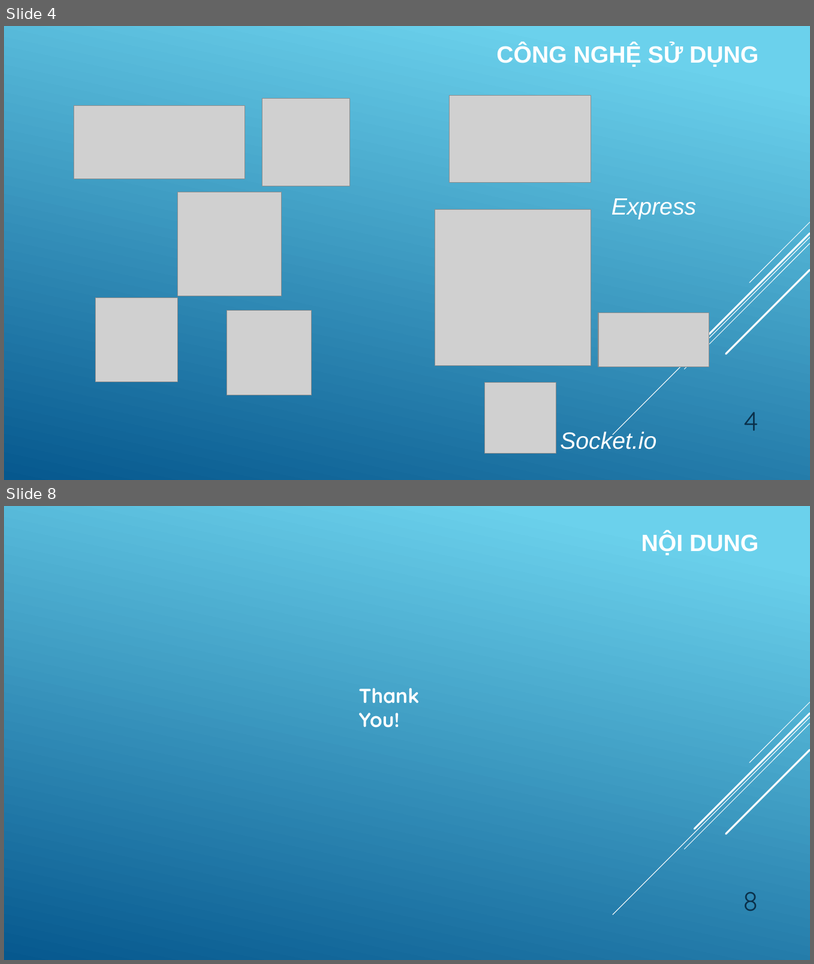
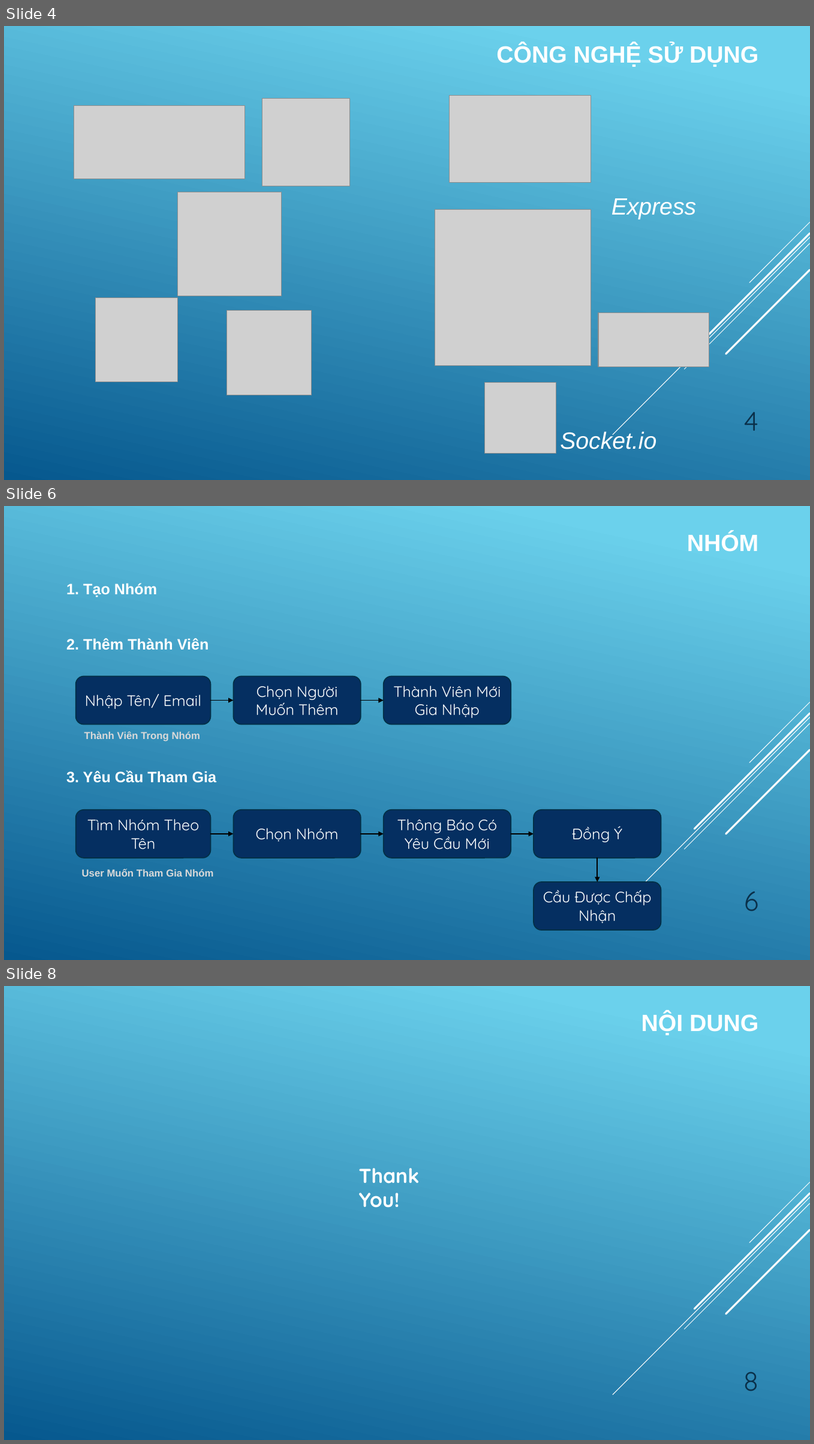
Before and after one commit to quangdat99/btl, a slide deck: Slide.pptx. Shown one above the other, each under a label of ours: slides 4 and 8 before the commit, slides 4, 6 and 8 after it; the slides between them are not shown. The pictures are 814x964 and 814x1444 pixels, drawn with LibreOffice and Linux fonts; fonts in the diff are those of the drawing; grey boxes stand for pictures. Boxes give left, top, right and bottom in pixels: in the first picture for what was removed or moved away, otherwise in the second. Text is boxed around its words. In the diff, an @@ line names an element or a change of style, - is before the commit and + after.

```diff
--- a/Slide.pptx
+++ b/Slide.pptx
@@ slide 6 added at bbox=[4, 506, 810, 960], background gradient #6ED2EB to #06588E; not listed: 5 template elements that a slide beside it also shows @@
@@ text added at bbox=[687, 532, 759, 552], 28 pt, text #FFFFFF, bold @@
+NHÓM
@@ text added at bbox=[66, 583, 157, 597], 18 pt, text #FFFFFF, bold @@
+1. Tạo Nhóm
@@ text added at bbox=[66, 638, 209, 649], 18 pt, text #FFFFFF, bold @@
+2. Thêm Thành Viên
@@ rounded rectangle added at bbox=[76, 676, 211, 724], fill #052F61, outline #043148 1.25 pt, 18 pt, text #FFFFFF @@
+Nhập Tên/ Email
@@ rounded rectangle added at bbox=[233, 676, 361, 724], fill #052F61, outline #043148 1.25 pt, 18 pt, text #FFFFFF @@
+Chọn Người Muốn Thêm
@@ rounded rectangle added at bbox=[384, 676, 512, 724], fill #052F61, outline #043148 1.25 pt, 18 pt, text #FFFFFF @@
+Thành Viên Mới Gia Nhập
@@ arrow added from (211, 700) to (233, 700), #000000 1.25 pt @@
@@ arrow added from (361, 700) to (384, 700), #000000 1.25 pt @@
@@ text added at bbox=[84, 731, 201, 741], 12 pt, text #D9D9D9, bold @@
+Thành Viên Trong Nhóm
@@ text added at bbox=[66, 770, 217, 783], 18 pt, text #FFFFFF, bold @@
+3. Yêu Cầu Tham Gia
@@ rounded rectangle added at bbox=[76, 810, 211, 858], fill #052F61, outline #043148 1.25 pt, 18 pt, text #FFFFFF @@
+Tìm Nhóm Theo Tên
@@ rounded rectangle added at bbox=[233, 810, 361, 858], fill #052F61, outline #043148 1.25 pt, 18 pt, text #FFFFFF @@
+Chọn Nhóm
@@ rounded rectangle added at bbox=[384, 810, 512, 858], fill #052F61, outline #043148 1.25 pt, 18 pt, text #FFFFFF @@
+Thông Báo Có Yêu Cầu Mới
@@ rounded rectangle added at bbox=[534, 810, 662, 858], fill #052F61, outline #043148 1.25 pt, 18 pt, text #FFFFFF @@
+Đồng Ý
@@ arrow added from (211, 834) to (233, 834), #000000 1.25 pt @@
@@ arrow added from (361, 834) to (384, 834), #000000 1.25 pt @@
@@ arrow added from (512, 834) to (534, 834), #000000 1.25 pt @@
@@ arrow added from (597, 858) to (597, 882), #000000 1.25 pt @@
@@ text added at bbox=[82, 868, 214, 876], 12 pt, text #D9D9D9, bold @@
+User Muốn Tham Gia Nhóm
@@ rounded rectangle added at bbox=[534, 882, 662, 930], fill #052F61, outline #043148 1.25 pt, 18 pt, text #FFFFFF @@
+Cầu Được Chấp Nhận
@@ page number added at bbox=[744, 891, 759, 911], 32 pt, text #0A304A @@
+6
```
Also in this commit, not shown: 3 slides changed, 6 other slides added, 2 slides removed, 10 other files.
